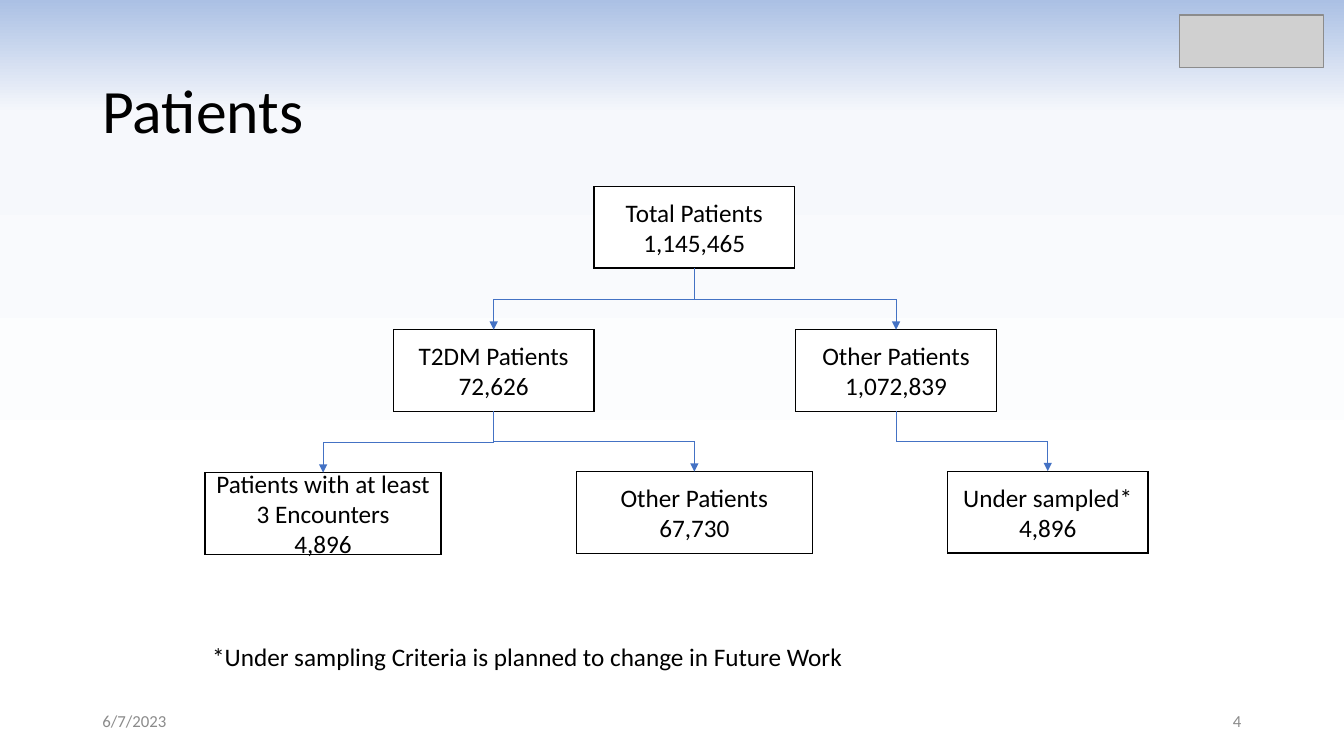
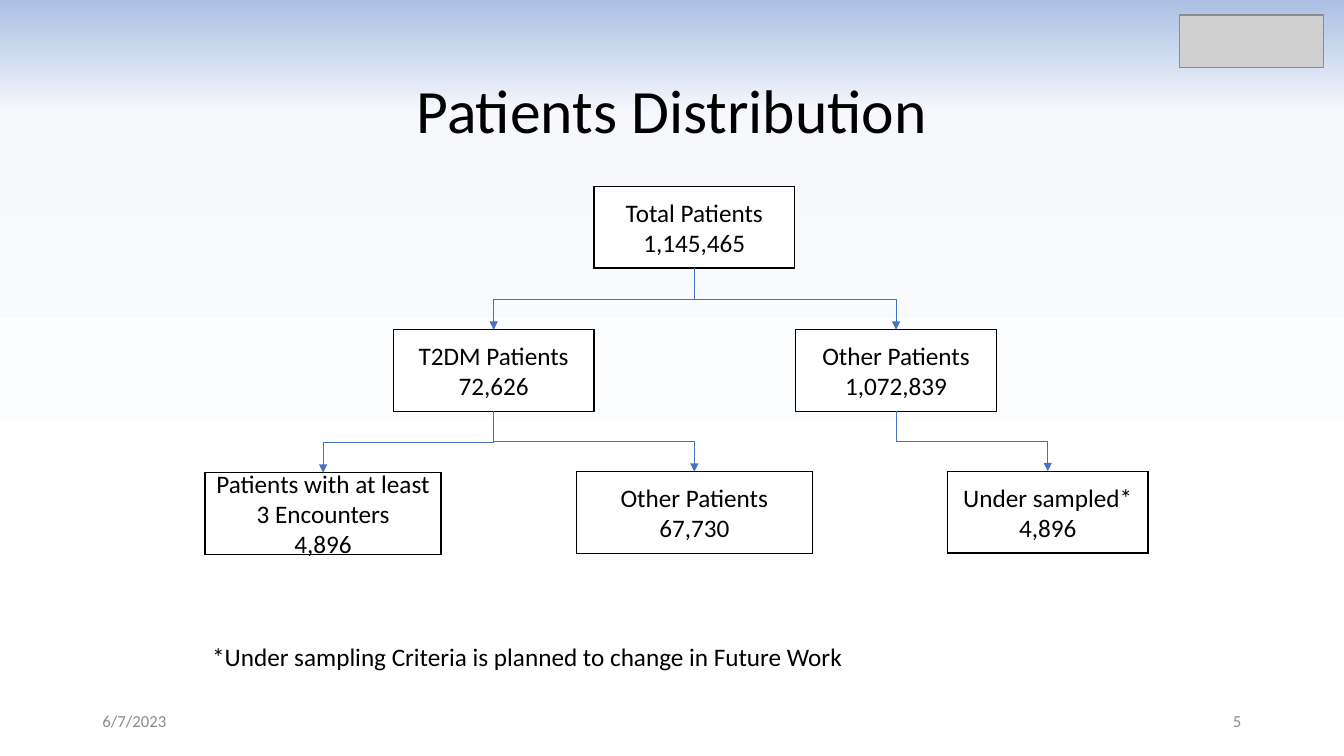
Before and after one commit to m-faisalshahid/AI, a slide deck: slide 5 of Diabetes Type 2 Prediction.pptx (slide 4 before the commit). Drawn at 1344x756 pixels with LibreOffice and Linux fonts; fonts in the diff are those of the drawing; grey boxes stand for pictures. Boxes give left, top, right and bottom in pixels: in the first picture for what was removed or moved away, otherwise in the second. Text is boxed around its words. In the diff, an @@ line names an element or a change of style, - is before the commit and + after.

```diff
--- a/Diabetes Type 2 Prediction.pptx
+++ b/Diabetes Type 2 Prediction.pptx
@@ title at (x1=417, y1=90, x2=926, y2=134): text changed @@
-Patients
+Patients Distribution
@@ page number at (x1=1233, y1=716, x2=1241, y2=727): text changed @@
-4
+5
```
Also in this commit, not shown: 8 other slides changed, 9 slides added, 1 slide removed.
